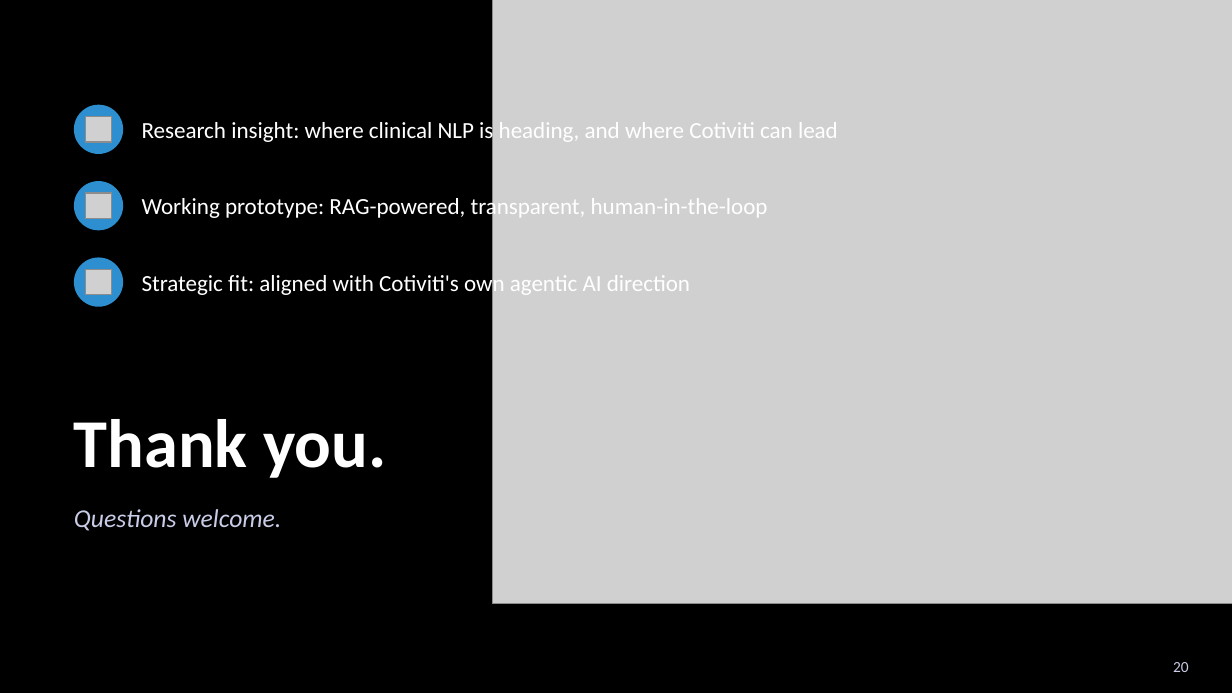
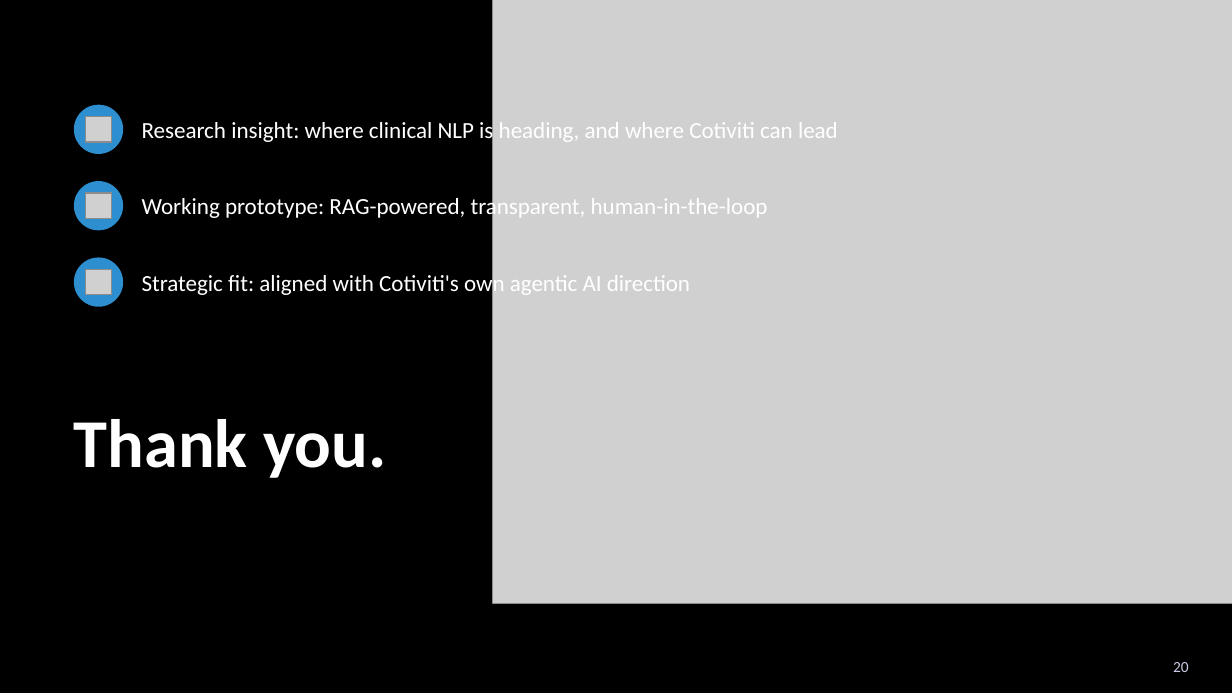
Before and after one commit to evierkim/cotiviti-intern-poc-agentic-rag, a slide deck: slide 16 of Cotiviti_PowerPoint.pptx (slide 20 before the commit). Drawn at 1232x693 pixels with LibreOffice and Linux fonts; fonts in the diff are those of the drawing; grey boxes stand for pictures. Boxes give left, top, right and bottom in pixels: in the first picture for what was removed or moved away, otherwise in the second. Text is boxed around its words. In the diff, an @@ line names an element or a change of style, - is before the commit and + after.

```diff
--- a/Cotiviti_PowerPoint.pptx
+++ b/Cotiviti_PowerPoint.pptx
@@ text removed at [74,509,281,531] @@
-Questions welcome.
```
Also in this commit, not shown: 13 other slides changed, 4 slides removed.
